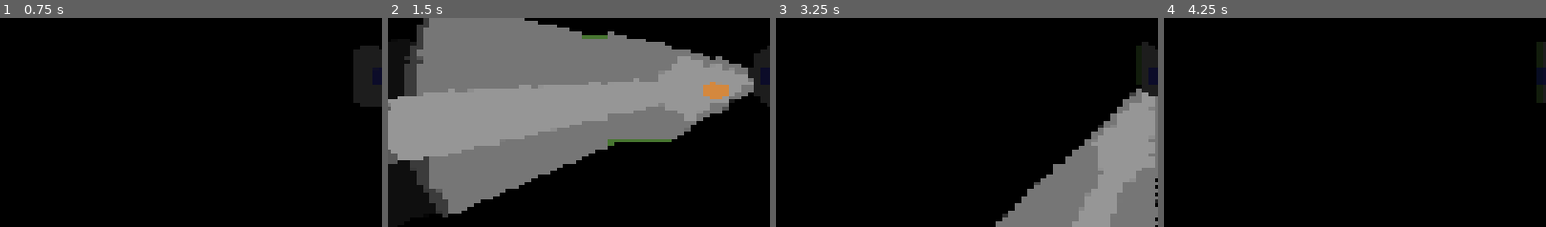
Above: before the commit, frames 1-4 (left to right).
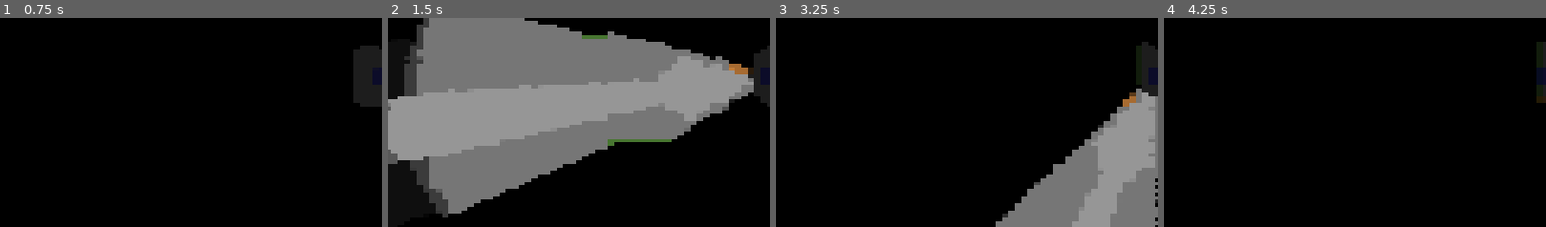
Above: after the commit, the same moments.

Repository: pt50hgm/DogMaze
Game: Godot game, scene res://Scenes/Game Scenes/Main.tscn
The game is run twice, just before and just after one commit, with the same random seed, the same clock (stepped at 60 frames per second) and the same inputs.
Inputs (mouse positions are % of the whole screen's width and height, from its top left):
- Up to frame 1 (0.75 s): tap Enter at 0.5 s; hold Right (right) from 0.53 s (still down); hold X (call_dog) from 0.53 s (still down); click (50, 49) at 0.67 s
- Up to frame 2 (1.5 s): move the mouse to (30, 54) at 1.27 s; release Right (right) at 1.28 s; release X (call_dog) at 1.28 s; hold Down (down) from 1.28 s (still down); tap X (call_dog) at 1.35 s
- Up to frame 3 (3.25 s): move the mouse to (60, 26) at 2.02 s; release Down (down) at 2.03 s; hold Right (right) 2.03-2.78 s; hold C (turbo_charge) 2.03-2.78 s; tap X (call_dog) at 2.3, 2.85 s; tap Space at 2.75 s; move the mouse to (45, 69) at 2.77 s; hold W (up) from 2.78 s (still down); click (45, 69) at 2.92 s
- Up to frame 4 (4.25 s): move the mouse to (80, 64) at 3.52 s; release W (up) at 3.53 s; hold A (left) from 3.53 s (still down); hold X (call_dog) from 3.53 s (still down)
The pictures show only the part of the screen within x 0-50%, y 35-85%; the shares and areas given below are measured in that part.

Frame 1 is identical in both runs. In frame 2, 0.6% of the frame differs, in the area x 82-95%, y 21-39%; in frame 3, 0.2%; in frame 4, less than 0.1%.
Error before the commit: Parse Error: Variable "followDuration" already exists in this class (at line: 4). (res://Scripts/Dog.gd:14)

Commit message:
Code refactor
-Dog behaviour now works

Diff:
--- a/Scenes/Game Scenes/Main.tscn
+++ b/Scenes/Game Scenes/Main.tscn
@@ -41,6 +41,7 @@
 
 [node name="Dog" parent="Viewport/Main" instance=ExtResource( 3 )]
 position = Vector2( 100, 100 )
+moveSpeed = 3200.0
 followDuration = 20.0
 
 [node name="Mimic Manager" type="YSort" parent="Viewport/Main"]
@@ -49,9 +50,8 @@
 position = Vector2( 400, 0 )
 
 [node name="Player" parent="Viewport/Main" instance=ExtResource( 2 )]
-
+speed = 320.0
 turbo_light_energy = 1.5
-speed = 320.0
 
 [node name="TextureRect" type="TextureRect" parent="."]
 material = SubResource( 6 )
--- a/Scripts/Dog.gd
+++ b/Scripts/Dog.gd
@@ -1,31 +1,44 @@
 extends "res://Scripts/Pathfinder.gd"
 
-export var moveSpeed : float = 5000.0
 export var followDuration: float
+export var guideDistance: int = 25000 * 25000
+export var dogTimer: float = 3.0
 
 onready var Main = get_parent()
 onready var Graphics = get_node("/root/ViewportContainer/Viewport/Main/Player/Graphics")
 onready var light = get_node("/root/ViewportContainer/Viewport/Main/Player/Graphics/Light2D")
+onready var Player = get_node("/root/ViewportContainer/Viewport/Main/Player")
 
 var followTimer : float
 var followPlayer = false
 var velocity : Vector2 = Vector2.ZERO
 
-export var followDuration: float
-export var guideDistance: int = 25000
-export var dogTimer: float = 3
-var illumCounter : float = 0
-var notIllumCounter : float = 0
-
 # Called when the node enters the scene tree for the first time.
 func _ready():
-	pass
+	state = "guidePlayer"
+
+func followPlayer(delta):
+	set_target_location(Player.position)
+	changeStateTimer += delta
+	if not is_illuminated():
+		changeStateTimer = 0
+	if changeStateTimer > dogTimer:
+		set_state("guidePlayer")
+
+func guidePlayer(delta):
+	var exitPos = Vector2(1000, 0) # Replace this with actual exit later
+	set_target_location(exitPos)
+	changeStateTimer += delta
+	if is_illuminated() and position.distance_squared_to(Player.position) < guideDistance:
+		changeStateTimer = 0
+	if changeStateTimer > dogTimer:
+		set_state("followPlayer")
 
 func do_state_action(delta):
 	if state == "followPlayer":
-		set_target_location(Player.position)
+		followPlayer(delta)
 	elif state == "guidePlayer":
-		pass
+		guidePlayer(delta)
 	elif state == "call":
 		set_target_location(Player.position)
 
@@ -33,27 +46,10 @@
 # Called every frame. 'delta' is the elapsed time since the previous frame.
 func _physics_process(delta):
 	do_state_action(delta)
-
 	if Input.is_action_pressed("call_dog"):
 		set_state("call")
 
-	if self.is_illuminated() or self.position.distance_squared_to(Player.position) < guideDistance:
-		notIllumCounter = 0
-		illumCounter += delta
-		print("illuminated")
-		if illumCounter > dogTimer:
-			print("guiding")
-			set_state("guidePlayer")
-	elif not self.is_illuminated():
-		illumCounter = 0
-		print("not illuminated")
-		notIllumCounter += delta
-		if notIllumCounter > dogTimer:
-			print("following")
-			set_pathfind(Player.position, moveSpeed, followDuration)
-			set_state("followPlayer")
-	print(illumCounter)
-	print(notIllumCounter)
+	move(delta)
 
 
 func is_illuminated() -> bool:
--- a/Scripts/Pathfinder.gd
+++ b/Scripts/Pathfinder.gd
@@ -1,15 +1,13 @@
 extends KinematicBody2D
 
 onready var navigationAgent : NavigationAgent2D = $NavigationAgent2D
+
 export var state : String
+export var moveSpeed : float = 5000.0
 
 var targetLocation : Vector2 = Vector2.ZERO
-var followPlayer : bool
-var followTimer : float
-var movementSpeed : float
 var followPosition : Vector2
-
-onready var Player = get_node("/root/ViewportContainer/Viewport/Main/Player")
+var changeStateTimer : float = 0
 
 func set_target_location(target : Vector2) -> void:
 	navigationAgent.set_target_location(target)
@@ -35,17 +33,12 @@
 func _process(delta):
 	pass
 
-func set_pathfind(position: Vector2, speed, timer) -> void:
-	movementSpeed = speed
-	followTimer = timer
-	followPosition = position
-
 func set_state(s):
 	state = s
+	changeStateTimer = 0
 
-func _physics_process(delta):
-#	do_state_action(delta)
 
+func move(delta):
 	var velocity
 	var moveDirection = get_dir_to_target()
 
@@ -53,6 +46,9 @@
 		#Set animation to idle
 		velocity = Vector2.ZERO
 	else:
-		velocity = moveDirection * movementSpeed * delta
+		velocity = moveDirection * moveSpeed * delta
 		navigationAgent.set_velocity(velocity)
 	move_and_slide(velocity)
+
+func _physics_process(delta):
+	move(delta)
